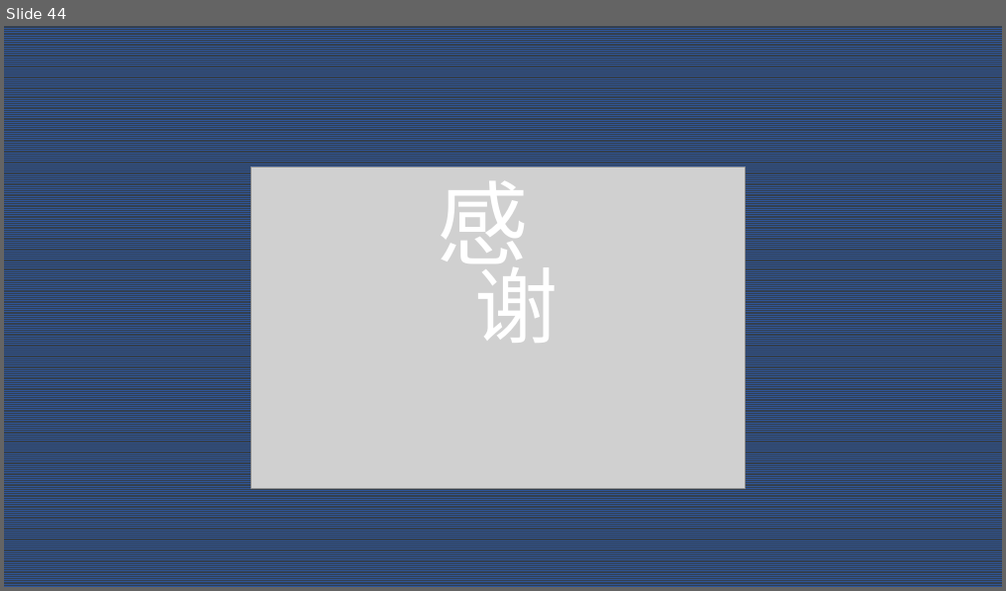
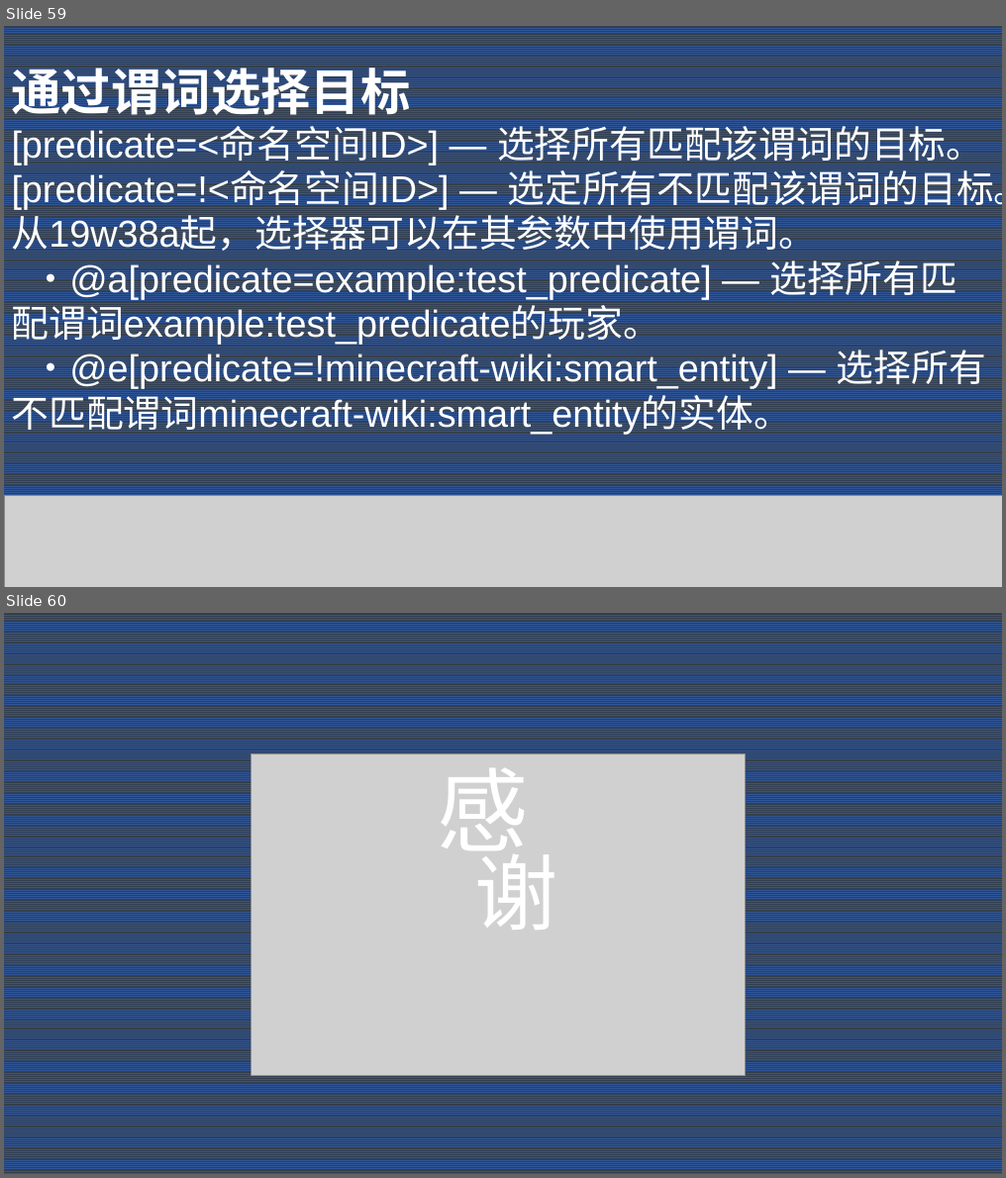
Before and after one commit to Dubhe-Studio/VanillaModTutorialVideo, a slide deck: Day 1 基础概念/PPT/Day 1.pptx. Shown one above the other, each under a label of ours: slide 44 before the commit, slides 59 and 60 after it. The pictures are 1006x591 and 1006x1178 pixels, drawn with LibreOffice and Linux fonts; fonts in the diff are those of the drawing; grey boxes stand for pictures. Boxes give left, top, right and bottom in pixels: in the first picture for what was removed or moved away, otherwise in the second. Text is boxed around its words. In the diff, an @@ line names an element or a change of style, - is before the commit and + after.

```diff
--- a/Day 1 基础概念/PPT/Day 1.pptx
+++ b/Day 1 基础概念/PPT/Day 1.pptx
@@ slide 59 added at [4, 26, 1002, 587], background pattern #2F5597 on #333F50 @@
@@ text added at [12, 60, 1002, 436], 36 pt, text #FFFFFF @@
+通过谓词选择目标
+[predicate=<命名空间ID>] — 选择所有匹配该谓词的目标。
+[predicate=!<命名空间ID>] — 选定所有不匹配该谓词的目标。
+从19w38a起，选择器可以在其参数中使用谓词。
+·@a[predicate=example:test_predicate] — 选择所有匹配谓词example:test_predicate的玩家。
+·@e[predicate=!minecraft-wiki:smart_entity] — 选择所有不匹配谓词minecraft-wiki:smart_entity的实体。
@@ picture added at [4, 496, 1002, 587] @@
@@ what was slide 44 is now slide 60 @@
```
Also in this commit, not shown: 5 slides changed, 19 other slides added, 4 slides removed, 2 other files.
